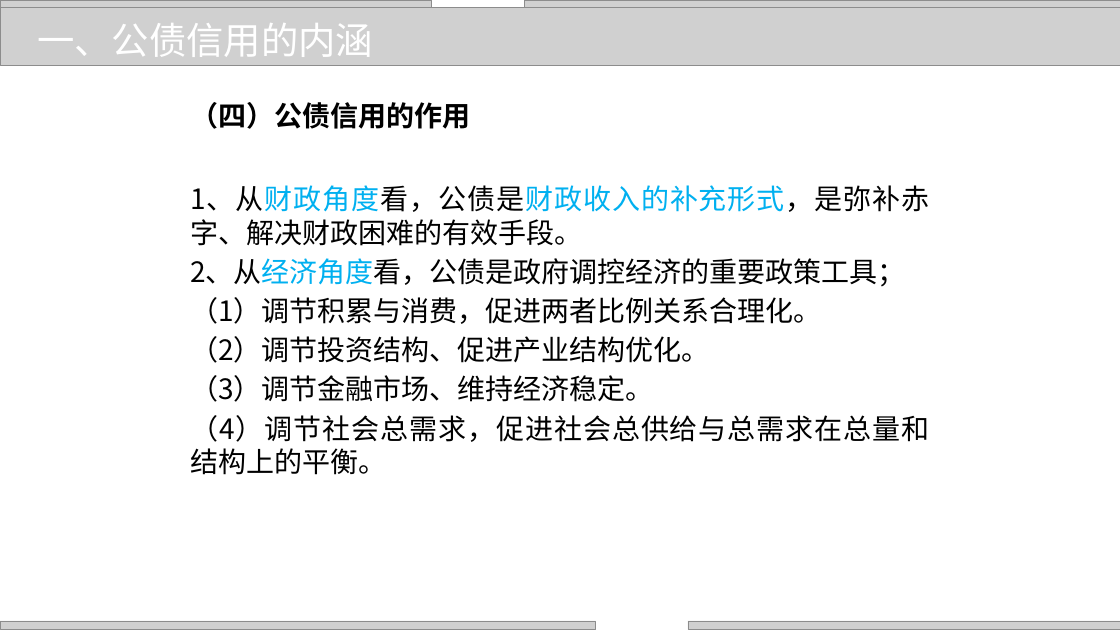
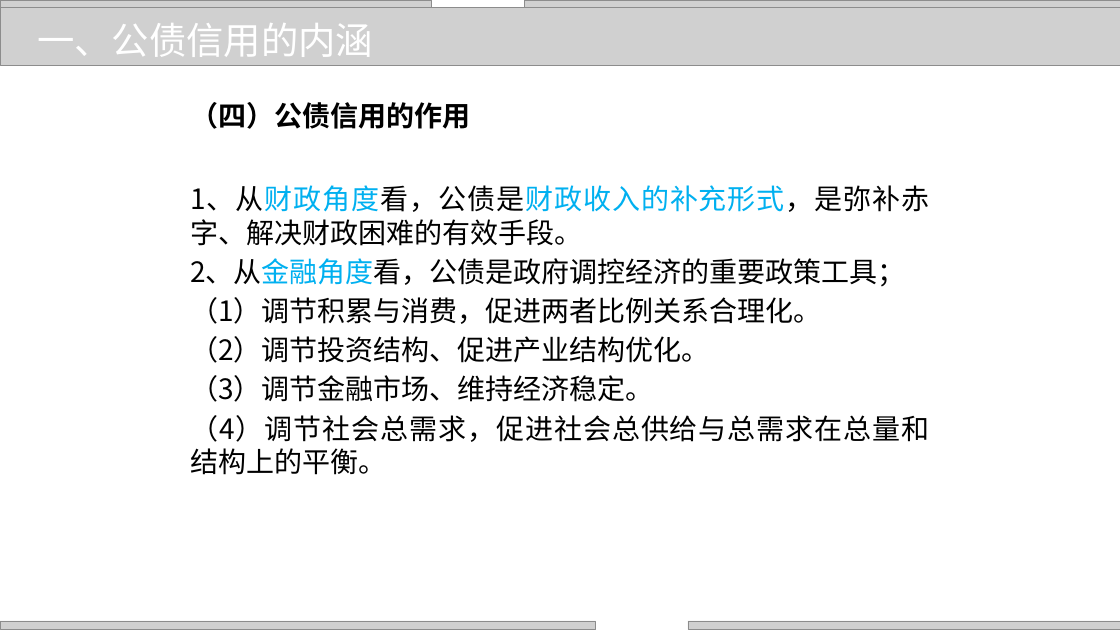
Before and after one commit to zhangjianzhang/internet_credit, a slide deck: slide 8 of files/slides/lecture_13.pptx. Drawn at 1120x630 pixels with LibreOffice and Linux fonts; fonts in the diff are those of the drawing; grey boxes stand for pictures; background and template pictures are left out. Boxes give left, top, right and bottom in pixels: in the first picture for what was removed or moved away, otherwise in the second. Text is boxed around its words. In the diff, an @@ line names an element or a change of style, - is before the commit and + after.

```diff
--- a/files/slides/lecture_13.pptx
+++ b/files/slides/lecture_13.pptx
@@ text at bbox=[190, 258, 906, 287]: text changed @@
-2、从经济角度看，公债是政府调控经济的重要政策工具；
+2、从金融角度看，公债是政府调控经济的重要政策工具；
```
Also in this commit, not shown: 2 other slides changed, 3 other files.
